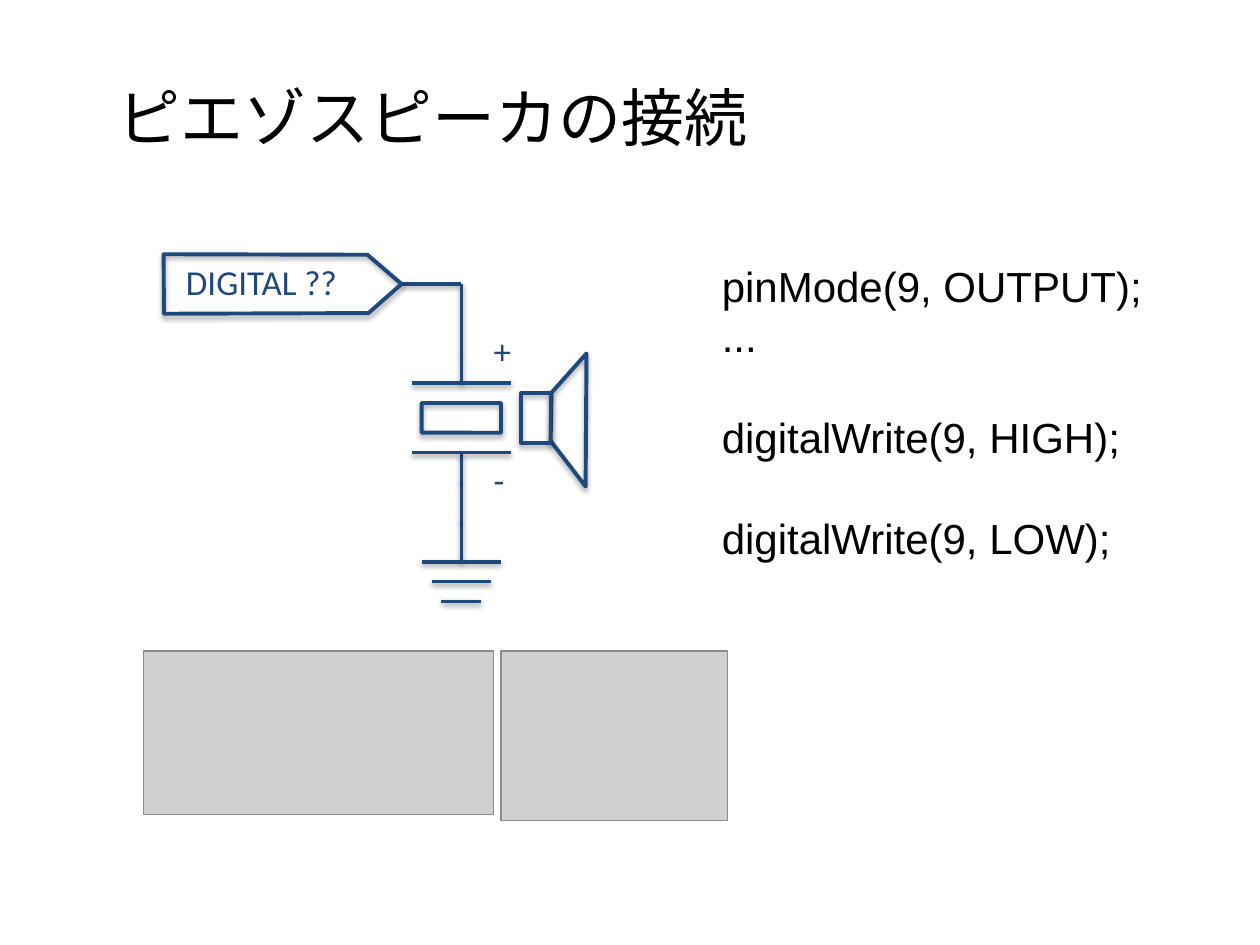
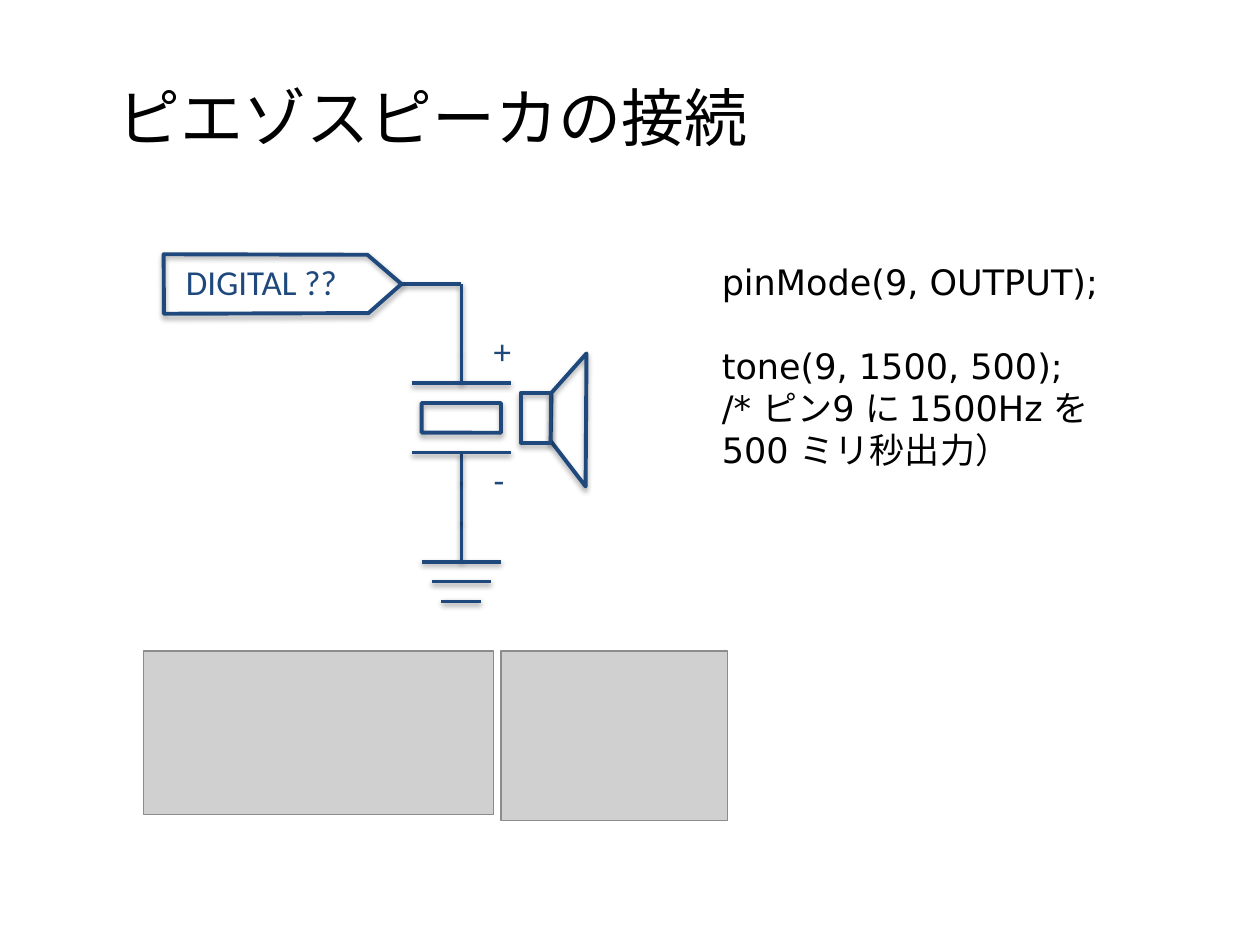
Before and after one commit to MatsK/Courses, a slide deck: slide 12 of CS2/Arduino入門：Arduino IDE 言語篇.pptx (slide 8 before the commit). Drawn at 1260x945 pixels with LibreOffice and Linux fonts; fonts in the diff are those of the drawing; grey boxes stand for pictures; background and template pictures are left out. Boxes give left, top, right and bottom in pixels: in the first picture for what was removed or moved away, otherwise in the second. Text is boxed around its words. In the diff, an @@ line names an element or a change of style, - is before the commit and + after.

```diff
--- a/CS2/Arduino入門：Arduino IDE 言語篇.pptx
+++ b/CS2/Arduino入門：Arduino IDE 言語篇.pptx
@@ text at [722, 268, 1098, 303]: size 24 to 20 pt, font Arial to DejaVu Sans in "pinMode(9, OUTPUT);" @@
@@ text at [722, 352, 1089, 467]: text changed; size 24 to 20 pt; font Arial to DejaVu Sans @@
-...
-digitalWrite(9, HIGH);
-digitalWrite(9, LOW);
+tone(9, 1500, 500);
+/* ピン9 に 1500Hz を 500 ミリ秒出力）
```
Also in this commit, not shown: 8 other slides changed, 7 slides added, 2 slides removed, 1 other file.
